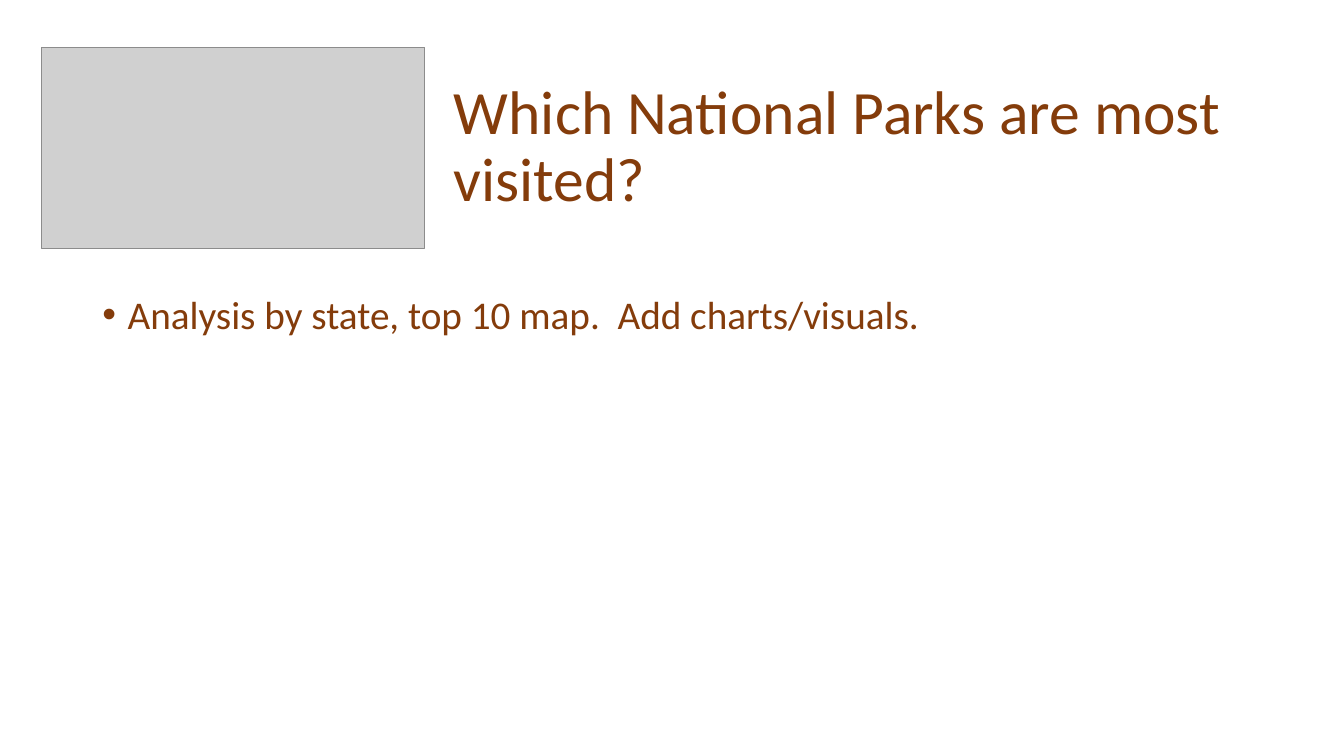
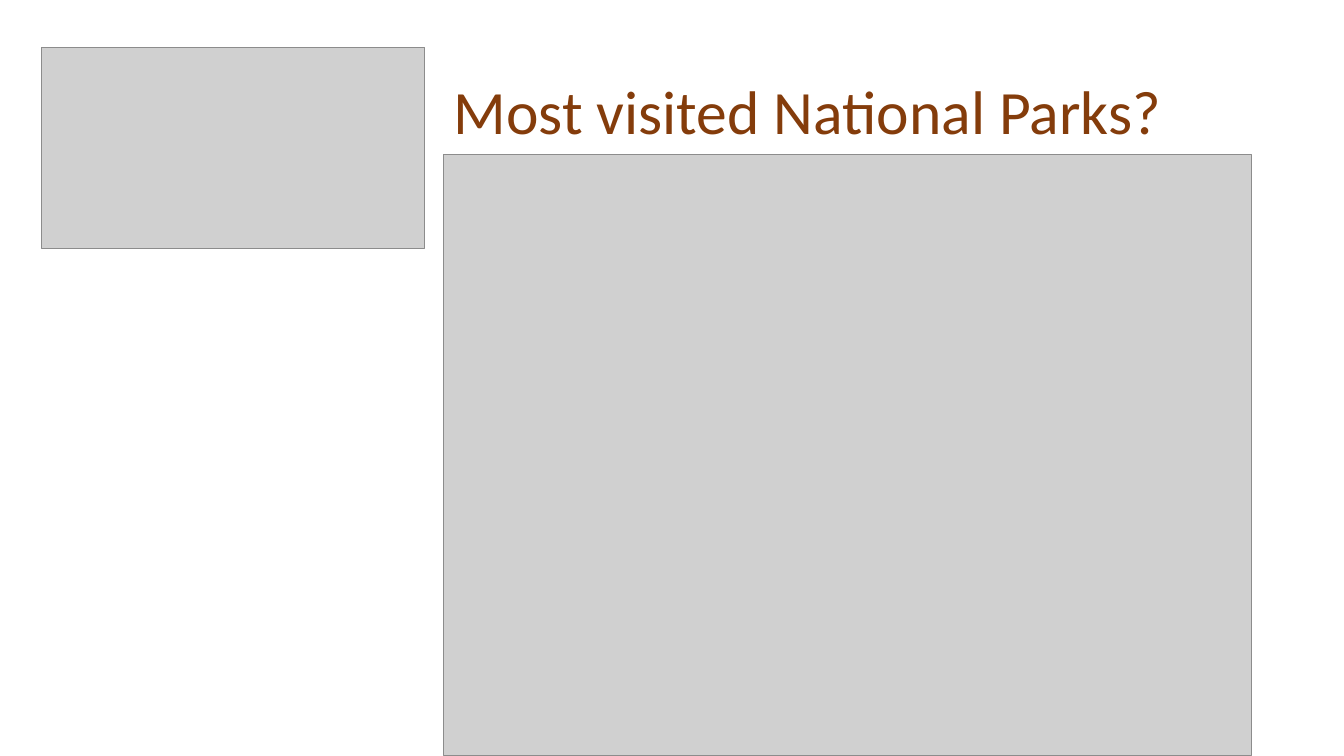
Before and after one commit to JessicaRBailey/Group_CA, a slide deck: slide 3 of What_Makes_A_National_Park_Popular.pptx. Drawn at 1344x756 pixels with LibreOffice and Linux fonts; fonts in the diff are those of the drawing; grey boxes stand for pictures. Boxes give left, top, right and bottom in pixels: in the first picture for what was removed or moved away, otherwise in the second. Text is boxed around its words. In the diff, an @@ line names an element or a change of style, - is before the commit and + after.

Commit message:
Updated ppt

```diff
--- a/What_Makes_A_National_Park_Popular.pptx
+++ b/What_Makes_A_National_Park_Popular.pptx
@@ title at bbox=[454, 91, 1160, 135]: text changed @@
-Which National Parks are most visited?
+Most visited National Parks?
@@ picture added at bbox=[444, 155, 1251, 756] @@
@@ text removed at bbox=[128, 301, 919, 336] @@
-• Analysis by state, top 10 map. Add charts/visuals.
```
Also in this commit, not shown: 1 other slide changed, 2 slides added, 1 slide removed.
